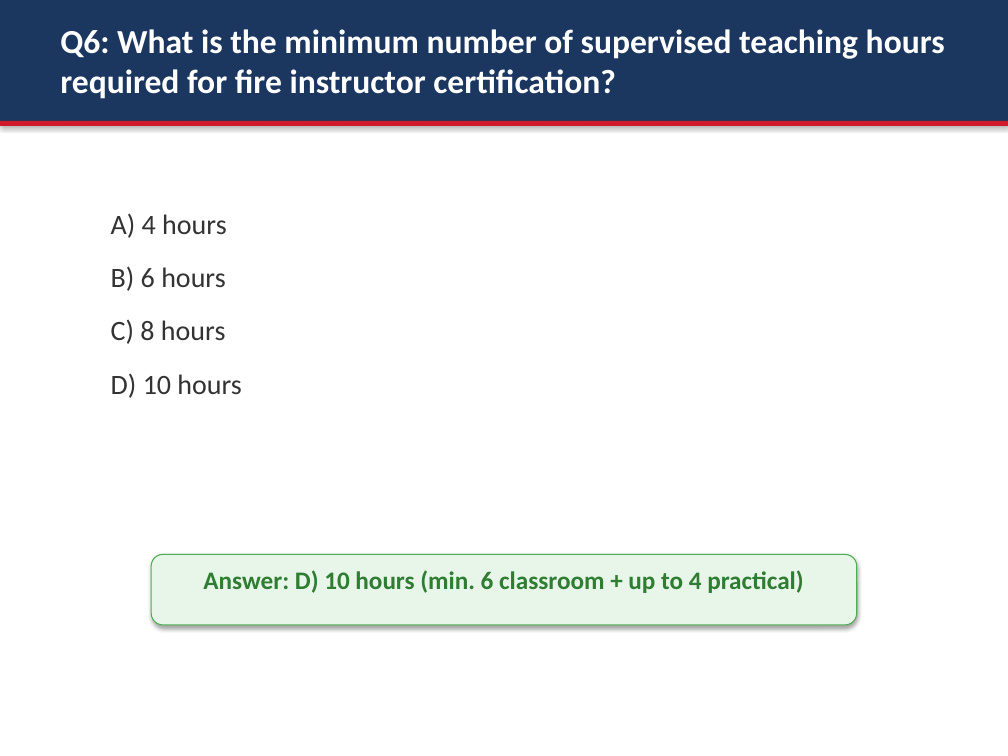
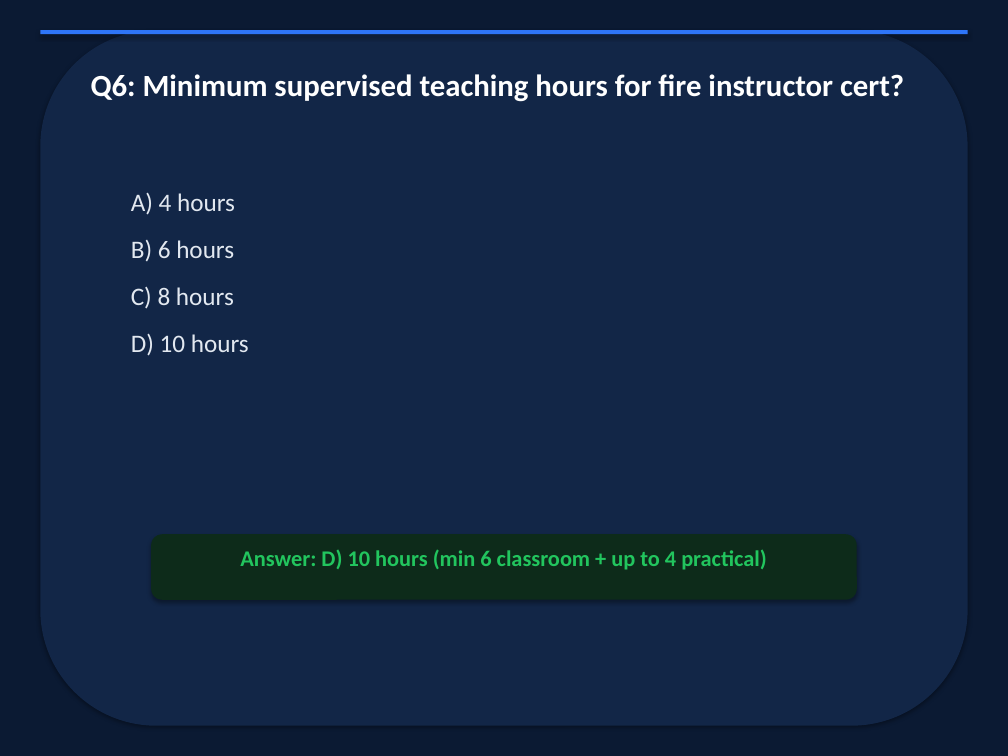
Before and after one commit to bbishilany/nicks-capstone, a slide deck: slide 23 of Ohio-Division-of-EMS-Presentation.pptx. Drawn at 1008x756 pixels with LibreOffice and Linux fonts; fonts in the diff are those of the drawing. Boxes give left, top, right and bottom in pixels: in the first picture for what was removed or moved away, otherwise in the second. Text is boxed around its words. In the diff, an @@ line names an element or a change of style, - is before the commit and + after.

```diff
--- a/Ohio-Division-of-EMS-Presentation.pptx
+++ b/Ohio-Division-of-EMS-Presentation.pptx
@@ background #FFFFFF to #0B1A33 @@
@@ rectangle removed at (x1=0, y1=0, x2=1008, y2=121) @@
@@ rectangle resized from (x1=0, y1=121, x2=1008, y2=126) to (x1=40, y1=30, x2=968, y2=34) @@
@@ rectangle at (x1=40, y1=30, x2=968, y2=34): fill #CE1A2B to #2E75F7 @@
@@ rounded rectangle added at (x1=40, y1=30, x2=968, y2=726), fill #122647 @@
@@ text at (x1=91, y1=74, x2=904, y2=102): text changed; size 24 to 22 pt @@
-Q6: What is the minimum number of supervised teaching hours required for fire instructor certification?
+Q6: Minimum supervised teaching hours for fire instructor cert?
@@ text "A) 4 hours" moved from (x1=111, y1=213, x2=241, y2=398) to (x1=131, y1=192, x2=249, y2=356) @@
@@ text "A) 4 hours" at (x1=131, y1=192, x2=249, y2=356): size 20 to 18 pt, text colour #333333 to #E2E8F0; less space between paragraphs @@
@@ rounded rectangle resized from (x1=151, y1=554, x2=857, y2=625) to (x1=151, y1=534, x2=857, y2=600) @@
@@ rounded rectangle at (x1=151, y1=534, x2=857, y2=600): fill #E8F5E9 to #0D2B1A; outline #4CAF50 0.75 pt to none @@
@@ text at (x1=240, y1=549, x2=767, y2=570): text changed; size 18 to 16 pt; text colour #2E7D32 to #22C55E @@
-Answer: D) 10 hours (min. 6 classroom + up to 4 practical)
+Answer: D) 10 hours (min 6 classroom + up to 4 practical)
```
Also in this commit, not shown: 29 other slides changed, 7 other files.
